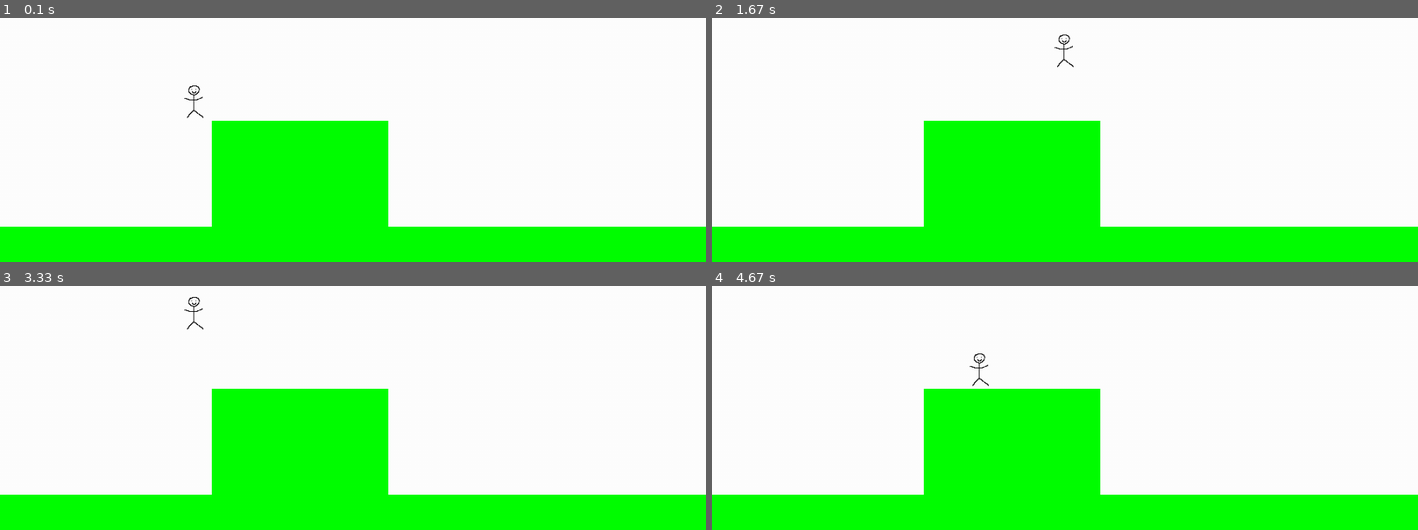
Above: before the commit, frames 1-4 (two rows, left to right).
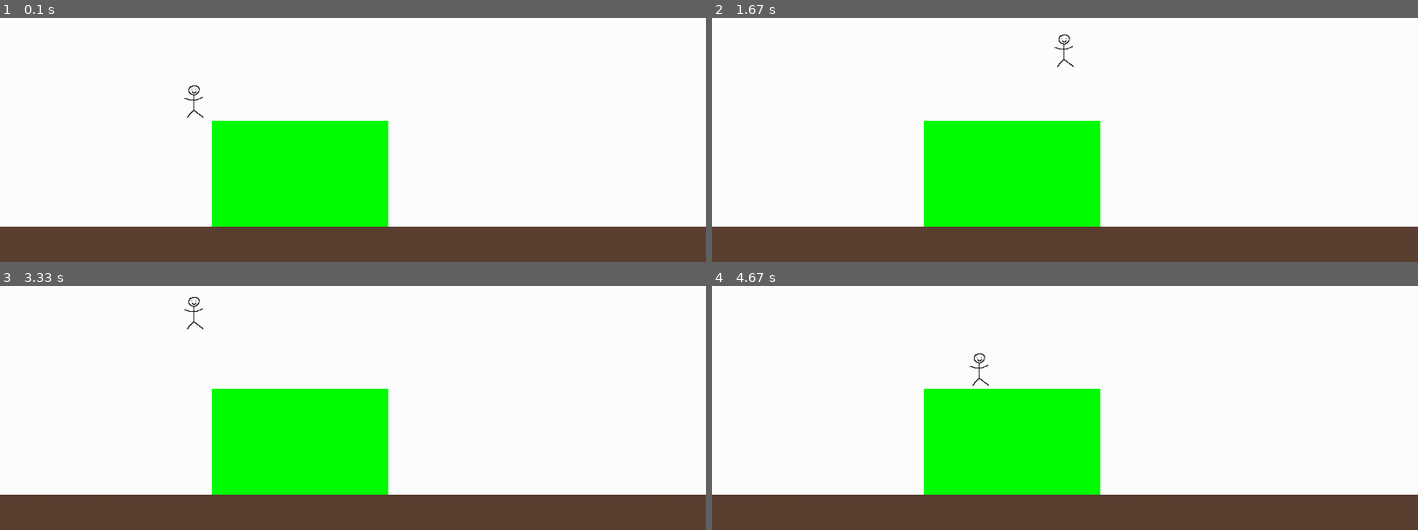
Above: after the commit, the same moments.

Repository: KDO1T/Return-To-Sender
Game: pygame game, started from main.py
Two runs of this game, one before a commit and one after it. Both use one fixed random seed, a clock stepped at 60 frames per second and the inputs below.
Inputs:
- Up to frame 1 (0.1 s): no input
- Up to frame 2 (1.67 s): hold D 0.33-0.8 s; hold W 0.83-1.13 s; hold D 1.17-1.63 s
- Up to frame 3 (3.33 s): hold A 1.67-2.2 s; hold S 2.23-2.53 s; hold A 2.57-2.97 s; hold W from 3 s (still down)
- Up to frame 4 (4.67 s): release W at 3.37 s; hold D 3.4-4.03 s; hold S 4.07-4.43 s; hold A from 4.47 s (still down)

The runs differ from the first frame. In frame 1, 14% of the frame differs, in the area x 0-100%, y 85-100%; in frame 2, 14%; in frame 3, 14%; in frame 4, 14%.

Commit message:
amateur floor collision added

Diff:
--- a/main.py
+++ b/main.py
@@ -23,7 +23,9 @@
 object_rect = pygame.Rect(300, 300, 250,250)
 
 #floor object
-floor_rect = pygame.Rect(0, window_size[1]-50, window_size[0], 50)
+floor_object = [window_size[0], 50] # width x height
+floor_location = [0, window_size[1]-floor_object[1]]
+floor_rect = pygame.Rect(floor_location[0], floor_location[1], floor_object[0], floor_object[1])
 
 
 
@@ -34,6 +36,11 @@
 while running:
 
     screen.fill((255,255,255)) #fills the background with white
+
+    # *--PLAYER HITBOX--*
+    player_rect.x = player_location[0]
+    player_rect.y = player_location[1]
+
 
     # *--INPUT DETECTION--*
     for event in pygame.event.get(): #just detects if any 'events' occur
@@ -79,17 +86,21 @@
 
 
 
-    # *--PLAYER HITBOX--*
-    player_rect.x = player_location[0]
-    player_rect.y = player_location[1]
 
-
+    # *--COLLISION TESTING--*
     if player_rect.colliderect(object_rect):
         pygame.draw.rect(screen, (255,0,0), object_rect)
     else:
         pygame.draw.rect(screen, (0, 255, 0), object_rect)
 
-    pygame.draw.rect(screen, (0,255,0), floor_rect)
+    # *--PLAYER FLOOR INTERACTION--*  there's probably a better way to do this but this is like what i could think off from the top of my head
+    if player_rect.colliderect(floor_rect):
+        if player_location[1] > floor_location[1]-player_location[1]:
+            player_location[1] -= 5
+        else:
+            pass
+
+    pygame.draw.rect(screen, (92, 64, 51), floor_rect) #draws the floor w the rect
 
     screen.blit(player_sprite, player_location) #draws the player onto the screen with its corresponding location
 
